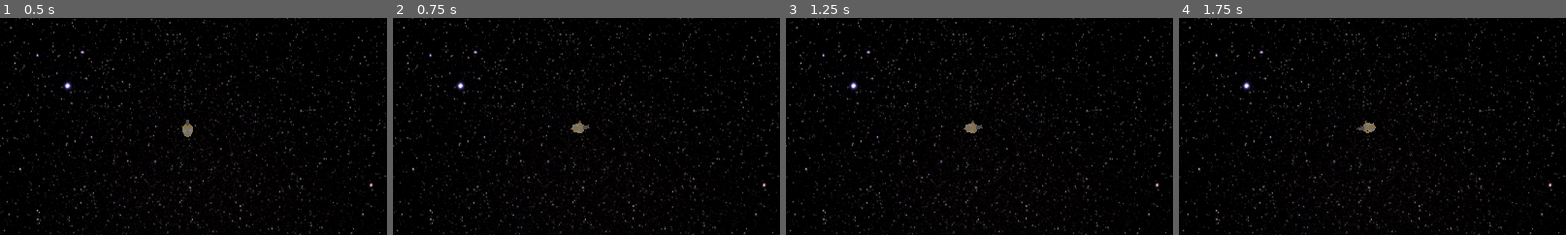
Above: before the commit, frames 1-4 (left to right).
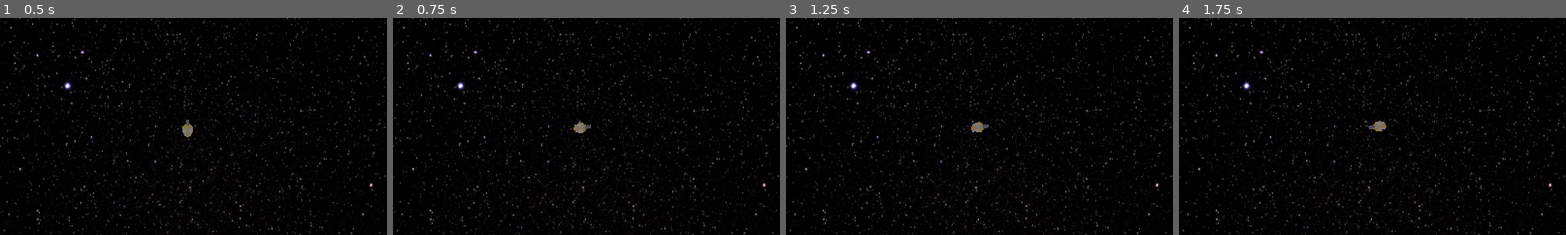
Above: after the commit, the same moments.

Repository: SiJiL82/limited-space
Game: Godot game, scene res://world.tscn
Two runs of this game, one before a commit and one after it. Both use one fixed random seed, a clock stepped at 60 frames per second and the inputs below.
Inputs (mouse positions are % of the whole screen's width and height, from its top left):
- Up to frame 1 (0.5 s): no input
- Up to frame 2 (0.75 s): tap Enter at 0.5 s; move the mouse to (72, 45) at 0.52 s; hold Space (thruster) from 0.53 s (still down)
- Up to frame 3 (1.25 s): keep holding Space (thruster)
- Up to frame 4 (1.75 s): move the mouse to (30, 55) at 1.27 s; release Space (thruster) at 1.28 s
The pictures show only the part of the screen within x 26-76%, y 25-75%; the shares and areas given below are measured in that part.

Frame 1 is identical in both runs. In frame 2, less than 0.1% of the frame differs, in the area x 46-52%, y 48-54%; in frame 3, 0.2%; in frame 4, 0.3%, in the area x 46-54%, y 47-54%.

Commit message:
Add ship thrust

Diff:
--- a/scripts/Player.gd
+++ b/scripts/Player.gd
@@ -1,12 +1,12 @@
-extends CharacterBody3D
+extends RigidBody3D
 
 @export var camera: Camera3D
-@export var thrust: int = 100
+@export var thrust: int = 5
 
 func _physics_process(delta):
 	look_at_mouse()
-
-
+	if Input.is_action_just_pressed("thruster"):
+		apply_thrust()
 
 func look_at_mouse():
 	var player_pos = global_transform.origin
@@ -19,3 +19,7 @@
 	var cursor_pos = drop_plane.intersects_ray(from, to)
 
 	look_at(cursor_pos, Vector3.UP)
+
+func apply_thrust():
+	print(global_transform.basis)
+	apply_impulse(-global_transform.basis.z * thrust)
--- /dev/null
+++ b/scripts/Thrust.gd
@@ -0,0 +1,13 @@
+extends RigidBody3D
+
+
+# Called when the node enters the scene tree for the first time.
+func _ready():
+	pass # Replace with function body.
+
+
+# Called every frame. 'delta' is the elapsed time since the previous frame.
+func _process(delta):
+	if Input.is_action_just_pressed("thruster"):
+		print(global_transform.basis)
+		apply_impulse(-global_transform.basis.z * 2)
--- a/world.tscn
+++ b/world.tscn
@@ -1,12 +1,27 @@
-[gd_scene load_steps=5 format=3 uid="uid://bhp02k7rppku4"]
+[gd_scene load_steps=6 format=3 uid="uid://bhp02k7rppku4"]
 
 [ext_resource type="Texture2D" uid="uid://c73wkwc2iey00" path="res://assets/sprites/space_background.jpg" id="1_qff8a"]
 [ext_resource type="Script" path="res://scripts/Player.gd" id="2_bqaxd"]
 [ext_resource type="PackedScene" uid="uid://cjo7e2pn2ld76" path="res://assets/meshes/craft_racer.glb" id="3_x2m0j"]
 
-[sub_resource type="BoxShape3D" id="BoxShape3D_qqosh"]
+[sub_resource type="GDScript" id="GDScript_5dxl1"]
+script/source = "extends Node3D
+
+
+# Called when the node enters the scene tree for the first time.
+func _ready():
+	pass # Replace with function body.
+
+
+# Called every frame. 'delta' is the elapsed time since the previous frame.
+func _process(delta):
+	pass
+"
+
+[sub_resource type="BoxShape3D" id="BoxShape3D_nx7s0"]
 
 [node name="World" type="Node3D"]
+script = SubResource("GDScript_5dxl1")
 
 [node name="Space" type="Sprite3D" parent="."]
 transform = Transform3D(10, 0, 0, 0, -4.37114e-07, 10, 0, -10, -4.37114e-07, -1.173, -1, -3.923)
@@ -19,10 +34,13 @@
 [node name="DirectionalLight3D" type="DirectionalLight3D" parent="."]
 transform = Transform3D(1, 0, 0, 0, -4.37114e-08, 1, 0, -1, -4.37114e-08, 0, 200, 0)
 
-[node name="Player" type="CharacterBody3D" parent="." node_paths=PackedStringArray("camera")]
+[node name="Player" type="Node3D" parent="."]
+
+[node name="RigidBody3D" type="RigidBody3D" parent="Player" node_paths=PackedStringArray("camera")]
+gravity_scale = 0.0
 script = ExtResource("2_bqaxd")
-camera = NodePath("../Camera3D")
+camera = NodePath("../../Camera3D")
 
-[node name="craft_racer" parent="Player" instance=ExtResource("3_x2m0j")]
+[node name="craft_racer" parent="Player/RigidBody3D" instance=ExtResource("3_x2m0j")]
 transform = Transform3D(4.5, 0, 0, 0, 4.5, 0, 0, 0, 4.5, 0, 0, 0)
-shape = SubResource("BoxShape3D_qqosh")
+shape = SubResource("BoxShape3D_nx7s0")
